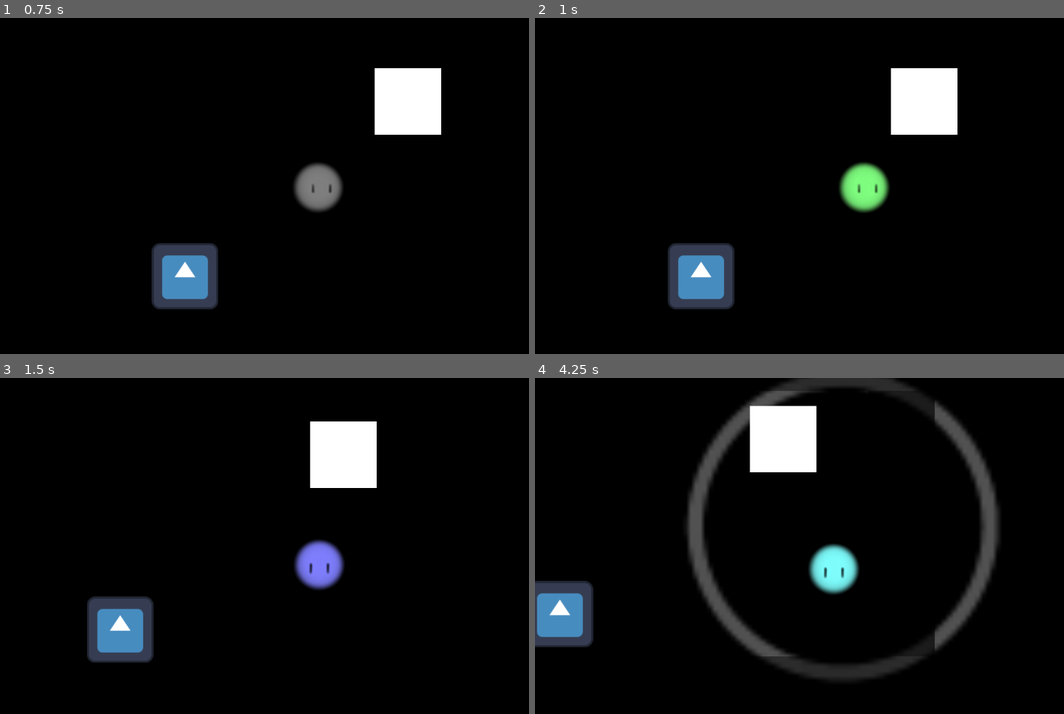
Above: before the commit, frames 1-4 (two rows, left to right).
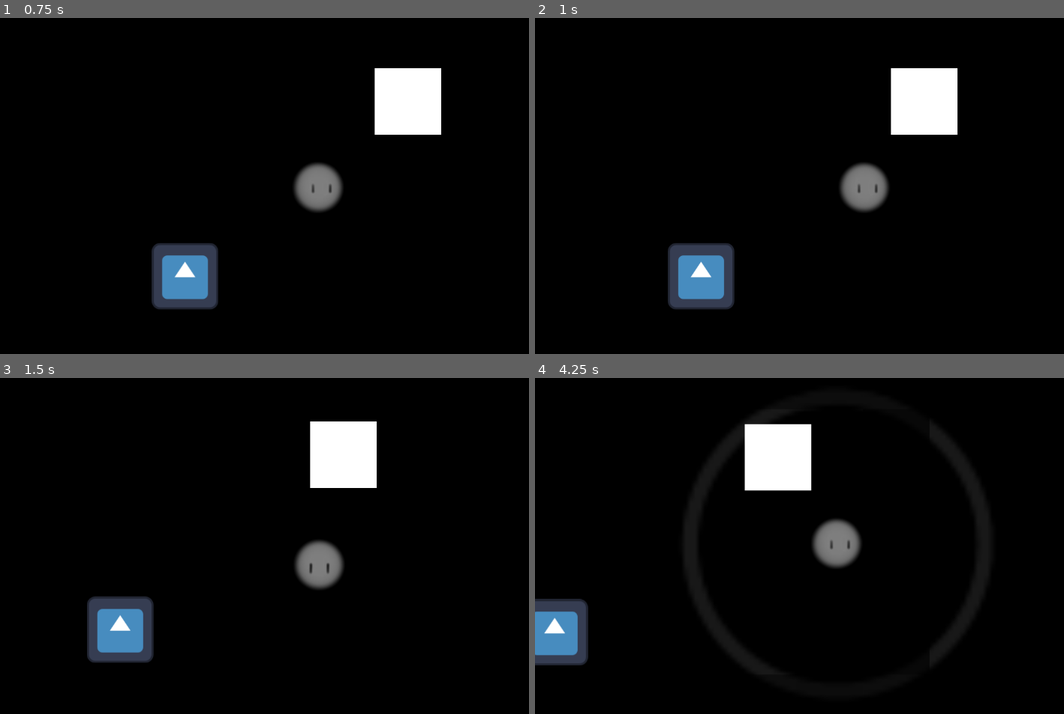
Above: after the commit, the same moments.

Repository: ldg030917/Gamejam
Game: Godot game, scene res://scenes/main.tscn
Same seed, same stepped clock (60 frames per second), same inputs: the game is played once before the commit and once after it. The engine's default icon, where the game draws it, is replaced by a stand-in: a white triangle on a blue panel in a dark square.
Inputs:
- Up to frame 1 (0.75 s): tap Enter at 0.5 s; hold Right (Right) from 0.53 s (still down); hold 1 (Blue) from 0.53 s (still down)
- Up to frame 2 (1 s): keep holding Right (Right); keep holding 1 (Blue); tap 2 (Green) at 0.8 s
- Up to frame 3 (1.5 s): release Right (Right) at 1.28 s; release 1 (Blue) at 1.28 s; hold Down (Down) from 1.28 s (still down); tap 2 (Green) at 1.35 s
- Up to frame 4 (4.25 s): tap 3 (Red) at 1.55, 3.8 s; release Down (Down) at 2.03 s; hold Right (Right) 2.03-2.78 s; hold 3 (Red) 2.03-2.78 s; tap 1 (Blue) at 2.3, 2.85 s; hold Up (Up) 2.78-3.53 s; tap 2 (Green) at 3.05 s; hold Left (Left) from 3.53 s (still down); hold Space (Emit) from 3.53 s (still down)

Frame 1 is identical in both runs. In frame 2, 1.1% of the frame differs, in the area x 57-67%, y 43-58%; in frame 3, 1.1%; in frame 4, 13%, in the area x 0-88%, y 0-90%.

Commit message:
fix sound

Diff:
--- a/scripts/player_controller.gd
+++ b/scripts/player_controller.gd
@@ -35,28 +35,23 @@
 func _unhandled_input(event: InputEvent) -> void:
 	if Input.is_action_pressed("Emit") :
 		emit_on = !emit_on
-	if Input.is_action_pressed("Blue") and global.fragment >= 1 :
-		global.B = !global.B
-	if Input.is_action_pressed("Green") and global.fragment >= 2 :
-		global.G = !global.G
-	if Input.is_action_pressed("Red") and global.fragment >= 3 :
 		if emit_on :
 			$Sound_gray.volume_db = 0
 		else :
 			$Sound_gray.volume_db = -80
-	if Input.is_action_pressed("Blue") :
+	if Input.is_action_pressed("Blue") and global.fragment >= 1 :
 		global.B = !global.B
 		if global.B :
 			$Sound_blue.volume_db = 0
 		else :
 			$Sound_blue.volume_db = -80
-	if Input.is_action_pressed("Green") :
+	if Input.is_action_pressed("Green") and global.fragment >= 2 :
 		global.G = !global.G
 		if global.G :
 			$Sound_green.volume_db = 0
 		else :
 			$Sound_green.volume_db = -80
-	if Input.is_action_pressed("Red") :
+	if Input.is_action_pressed("Red") and global.fragment >= 3 :
 		global.R = !global.R
 		if global.R :
 			$Sound_red.volume_db = 0
